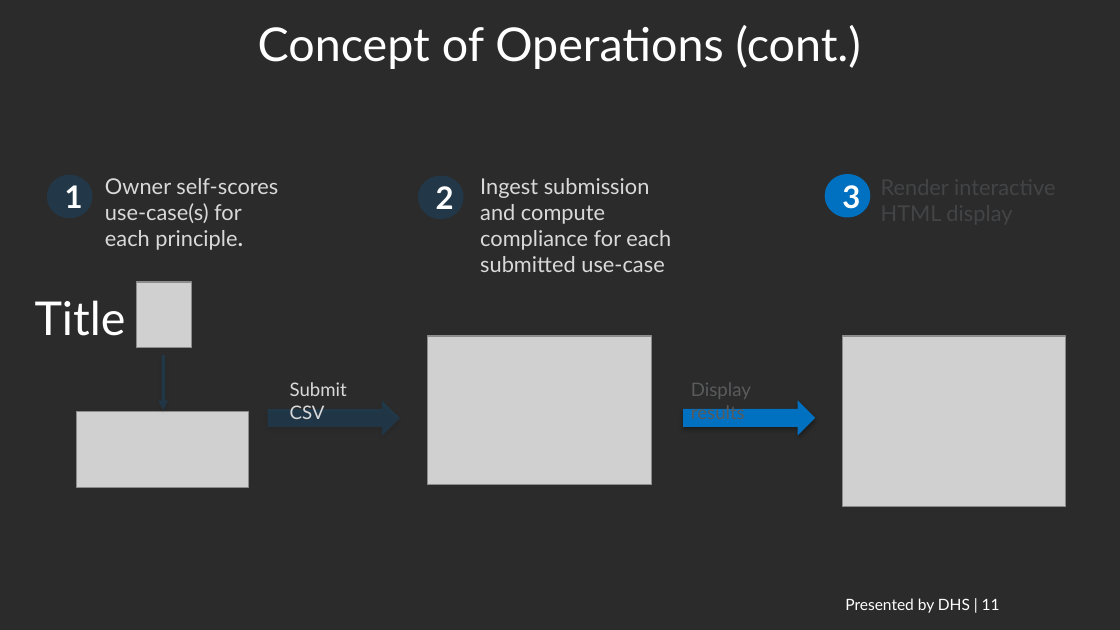
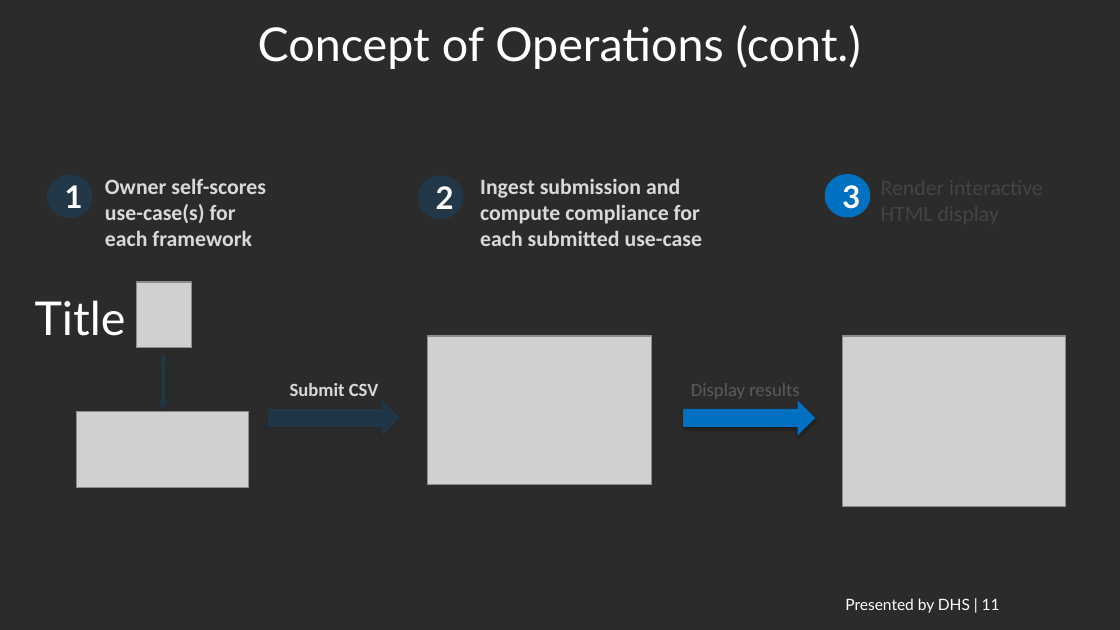
Before and after one commit to ethanmoscot/gao-ai, a slide deck: slide 11 of doc/gao_ai_proposal.pptx. Drawn at 1120x630 pixels with LibreOffice and Linux fonts; fonts in the diff are those of the drawing; grey boxes stand for pictures; background and template pictures are left out; a plain dark background stands for a picture behind light text. Boxes give left, top, right and bottom in pixels: in the first picture for what was removed or moved away, otherwise in the second. Text is boxed around its words. In the diff, an @@ line names an element or a change of style, - is before the commit and + after.

```diff
--- a/doc/gao_ai_proposal.pptx
+++ b/doc/gao_ai_proposal.pptx
@@ text at (x1=105, y1=178, x2=266, y2=223): font Lato to Calibri, bold on in "Owner self-scores use-case(s) for" @@
@@ text "Ingest submission and compute compliance ..." at (x1=480, y1=178, x2=702, y2=246): font Lato to Calibri, bold on @@
@@ text "Render interactive HTML display" at (x1=869, y1=168, x2=1081, y2=232): font Lato to Calibri @@
@@ text at (x1=105, y1=230, x2=252, y2=246): text changed; font Lato to Calibri; bold on @@
-each principle.
+each framework
@@ text "Submit CSV" at (x1=290, y1=383, x2=379, y2=396): font Lato to Calibri, bold on @@
@@ text "Display results" at (x1=691, y1=383, x2=799, y2=402): font Lato to Calibri @@
```
Also in this commit, not shown: 7 other slides changed.
